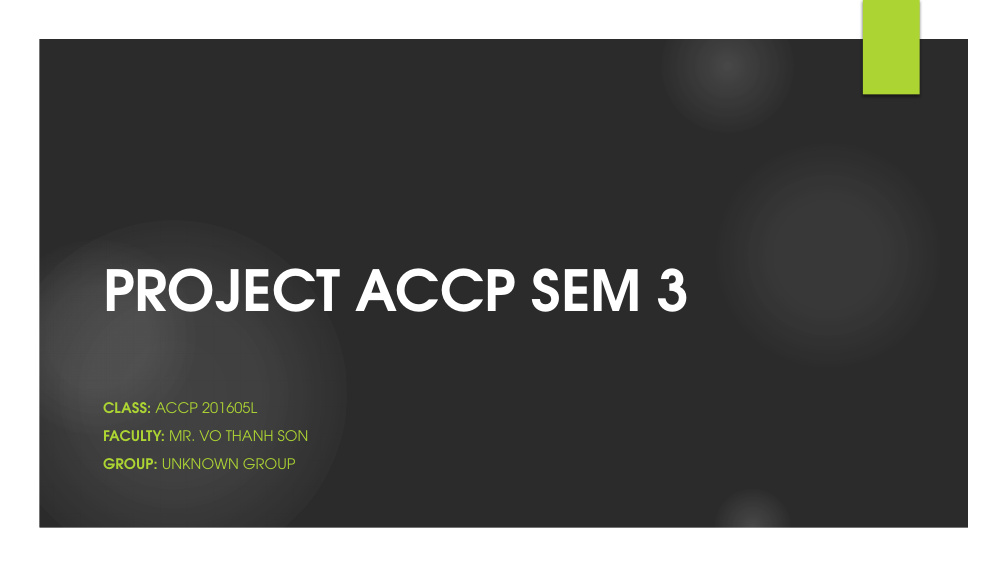
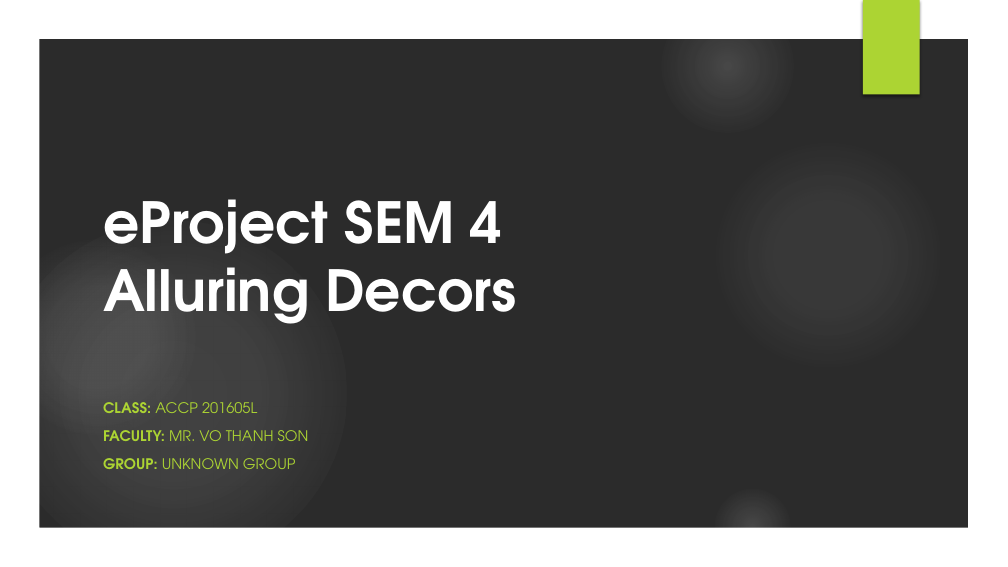
Before and after one commit to Nickytg/AlluringDecors, a slide deck: slide 1 of PROJECT ACCP SEM 3_new.pptx. Drawn at 1008x567 pixels with LibreOffice and Linux fonts; fonts in the diff are those of the drawing; background and template pictures are left out; a plain dark background stands for a picture behind light text. Boxes give left, top, right and bottom in pixels: in the first picture for what was removed or moved away, otherwise in the second. Text is boxed around its words. In the diff, an @@ line names an element or a change of style, - is before the commit and + after.

```diff
--- a/PROJECT ACCP SEM 3_new.pptx
+++ b/PROJECT ACCP SEM 3_new.pptx
@@ title at (103, 199, 517, 324): text changed @@
-PROJECT ACCP SEM 3
+eProject SEM 4
+Alluring Decors
```
Also in this commit, not shown: 3 other slides changed, 1 slide added, 1 slide removed, 1 other file.
